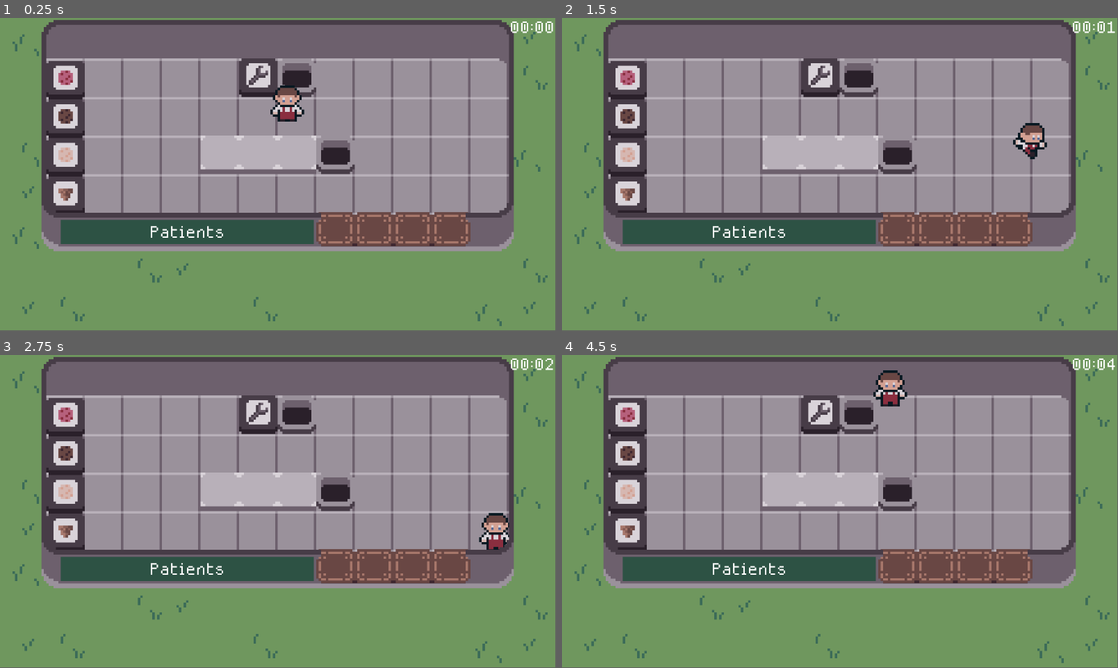
Above: before the commit, frames 1-4 (two rows, left to right).
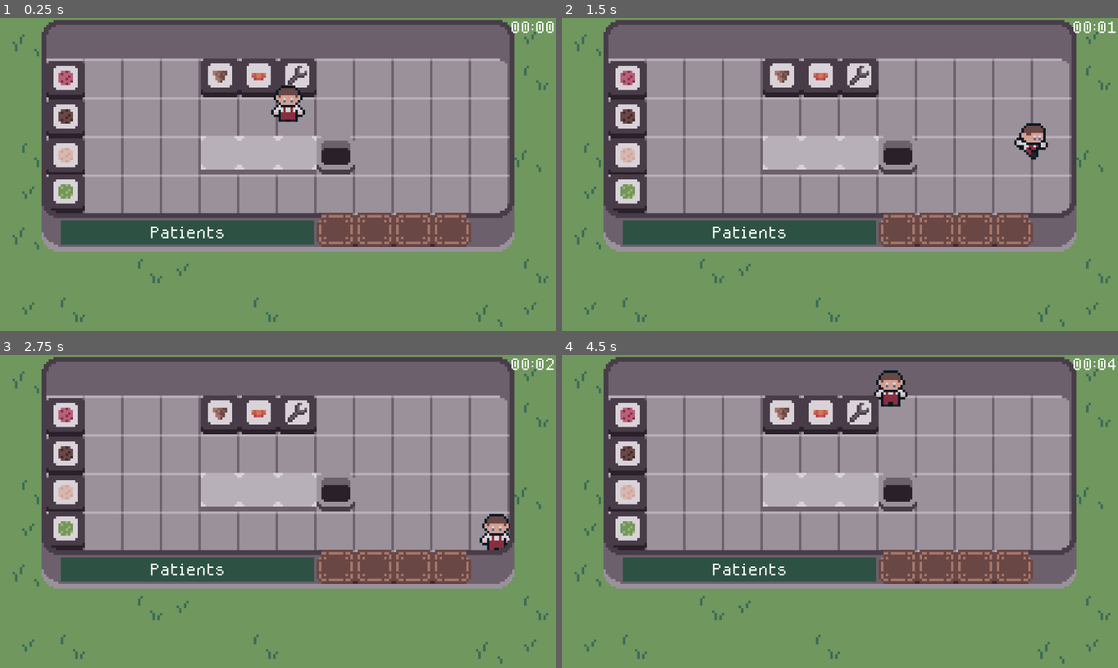
Above: after the commit, the same moments.

Repository: ToBinio/ice-truck
Game: Godot game, scene res://main.tscn
Two runs of this game, one before a commit and one after it. Both use one fixed random seed, a clock stepped at 60 frames per second and the inputs below.
Inputs:
- Up to frame 1 (0.25 s): no input
- Up to frame 2 (1.5 s): tap Enter at 0.5 s; hold Right (right) 0.53-1.28 s; hold E (interact) 0.53-1.28 s; hold Down (down) from 1.28 s (still down); tap E (interact) at 1.35 s
- Up to frame 3 (2.75 s): release Down (down) at 2.03 s; hold Right (right) from 2.03 s (still down); hold E (interact) from 2.03 s (still down)
- Up to frame 4 (4.5 s): release Right (right) at 2.78 s; release E (interact) at 2.78 s; hold Up (up) 2.78-3.53 s; tap E (interact) at 2.85, 4.35 s; hold E (interact) 3.53-4.28 s; hold Left (left) from 3.53 s (still down)
In our replay, the window is 799x449 before the commit and 800x450 after it. These sizes can differ from the game's own. Grey fills any space a smaller window leaves; there, only what the larger window draws over its background counts as a difference.

The runs differ from the first frame. In frame 1, 4.7% of the frame differs, in the area x 2-100%, y 0-99%; in frame 2, 4.8%; in frame 3, 4.9%; in frame 4, 4.8%.

Commit message:
add cup and pistachio ice - #9

Diff:
--- a/Interactables/Service/Service.tscn
+++ b/Interactables/Service/Service.tscn
@@ -8,7 +8,9 @@
 [ext_resource type="Resource" uid="uid://s8nlqrc0s2mq" path="res://Items/Ingredient/Ingredients/ice_strawberry.tres" id="5_2hnnq"]
 [ext_resource type="Resource" uid="uid://cpsmhquju0ld2" path="res://Items/Ingredient/Ingredients/ice_vanilla.tres" id="6_n83t4"]
 [ext_resource type="Script" uid="uid://fkdliok7ftoe" path="res://Items/Ingredient/base_ingredient.gd" id="7_4rbit"]
+[ext_resource type="Resource" uid="uid://dw5od6u4y4vts" path="res://Items/Ingredient/Ingredients/ice_pistachio.tres" id="7_710vm"]
 [ext_resource type="Resource" uid="uid://b4eeu8gem8aqi" path="res://Items/Ingredient/Ingredients/cone.tres" id="8_2hnnq"]
+[ext_resource type="Resource" uid="uid://bdllhcne0w1oi" path="res://Items/Ingredient/Ingredients/cup.tres" id="10_7bg7k"]
 [ext_resource type="AudioStream" uid="uid://lknvkf2uuc3t" path="res://Audio/coins.wav" id="10_gkybo"]
 [ext_resource type="PackedScene" uid="uid://bgem4m2tr8uk0" path="res://Items/Holdable/ItemHoldable.tscn" id="10_n83t4"]
 [ext_resource type="AudioStream" uid="uid://b28yh5j0aq15c" path="res://Audio/customer.wav" id="11_0fsxj"]
@@ -198,8 +200,8 @@
 
 [node name="Interactable" groups=["Service"] instance=ExtResource("1_njncs")]
 script = ExtResource("2_1o6vg")
-possible_ice = Array[ExtResource("3_uxhjx")]([ExtResource("4_myjxr"), ExtResource("5_2hnnq"), ExtResource("6_n83t4")])
-possible_base = Array[ExtResource("7_4rbit")]([ExtResource("8_2hnnq")])
+possible_ice = Array[ExtResource("3_uxhjx")]([ExtResource("4_myjxr"), ExtResource("5_2hnnq"), ExtResource("6_n83t4"), ExtResource("7_710vm")])
+possible_base = Array[ExtResource("7_4rbit")]([ExtResource("8_2hnnq"), ExtResource("10_7bg7k")])
 texture = SubResource("AtlasTexture_7d57v")
 broken_texture = SubResource("AtlasTexture_uxhjx")
 highlight_texture = SubResource("AtlasTexture_1ltcq")
--- /dev/null
+++ b/Items/Ingredient/Ingredients/cup.tres
@@ -0,0 +1,20 @@
+[gd_resource type="Resource" script_class="BaseIngredient" load_steps=6 format=3 uid="uid://bdllhcne0w1oi"]
+
+[ext_resource type="Texture2D" uid="uid://6gkpjgw28kd2" path="res://Items/Ingredient/Ingredients/ingredients.png" id="1_ud6ya"]
+[ext_resource type="Texture2D" uid="uid://o53mm2gqr6qk" path="res://Items/Ingredient/Ingredients/ingredients_model.png" id="2_7gnj2"]
+[ext_resource type="Script" uid="uid://fkdliok7ftoe" path="res://Items/Ingredient/base_ingredient.gd" id="3_mv5fn"]
+
+[sub_resource type="AtlasTexture" id="AtlasTexture_430tg"]
+atlas = ExtResource("1_ud6ya")
+region = Rect2(32, 0, 8, 8)
+
+[sub_resource type="AtlasTexture" id="AtlasTexture_iae8s"]
+atlas = ExtResource("2_7gnj2")
+region = Rect2(100, 0, 10, 10)
+
+[resource]
+script = ExtResource("3_mv5fn")
+model_texture = SubResource("AtlasTexture_iae8s")
+name = "Cup"
+icon_texture = SubResource("AtlasTexture_430tg")
+metadata/_custom_type_script = "uid://btad234b4ron5"
--- /dev/null
+++ b/Items/Ingredient/Ingredients/ice_pistachio.tres
@@ -0,0 +1,30 @@
+[gd_resource type="Resource" script_class="IceIngredient" load_steps=8 format=3 uid="uid://dw5od6u4y4vts"]
+
+[ext_resource type="Texture2D" uid="uid://6gkpjgw28kd2" path="res://Items/Ingredient/Ingredients/ingredients.png" id="1_7gvre"]
+[ext_resource type="Texture2D" uid="uid://o53mm2gqr6qk" path="res://Items/Ingredient/Ingredients/ingredients_model.png" id="2_cp346"]
+[ext_resource type="Script" uid="uid://b1gl3od3uby36" path="res://Items/Ingredient/ice_ingredient.gd" id="3_lmcht"]
+
+[sub_resource type="AtlasTexture" id="AtlasTexture_prts8"]
+atlas = ExtResource("1_7gvre")
+region = Rect2(40, 0, 8, 8)
+
+[sub_resource type="AtlasTexture" id="AtlasTexture_fjof5"]
+atlas = ExtResource("2_cp346")
+region = Rect2(110, 0, 10, 10)
+
+[sub_resource type="AtlasTexture" id="AtlasTexture_3fosd"]
+atlas = ExtResource("2_cp346")
+region = Rect2(120, 0, 10, 10)
+
+[sub_resource type="AtlasTexture" id="AtlasTexture_60m6q"]
+atlas = ExtResource("2_cp346")
+region = Rect2(130, 0, 10, 10)
+
+[resource]
+script = ExtResource("3_lmcht")
+level1_texture = SubResource("AtlasTexture_fjof5")
+level2_texture = SubResource("AtlasTexture_3fosd")
+level3_texture = SubResource("AtlasTexture_60m6q")
+name = "Pistachio Ice"
+icon_texture = SubResource("AtlasTexture_prts8")
+metadata/_custom_type_script = "uid://btad234b4ron5"
--- a/game_manager.gd
+++ b/game_manager.gd
@@ -48,6 +48,8 @@
 		if service.task:
 			happiness -= delta
 
+	happiness = clamp(happiness, 0, 120)
+
 	happiness_bar.value = happiness
 	happiness_bar.get("theme_override_styles/background").set("bg_color", happniness_gradient.sample(happiness / 100.))
 
--- a/main.tscn
+++ b/main.tscn
@@ -15,6 +15,8 @@
 [ext_resource type="Resource" uid="uid://cpsmhquju0ld2" path="res://Items/Ingredient/Ingredients/ice_vanilla.tres" id="10_efxa6"]
 [ext_resource type="PackedScene" uid="uid://kc1yw2x7uvuk" path="res://Interactables/Service/Service.tscn" id="11_efxa6"]
 [ext_resource type="Texture2D" uid="uid://mglnsltghlgx" path="res://spritesheet.png" id="12_dg77c"]
+[ext_resource type="Resource" uid="uid://dw5od6u4y4vts" path="res://Items/Ingredient/Ingredients/ice_pistachio.tres" id="13_2cqfq"]
+[ext_resource type="Resource" uid="uid://bdllhcne0w1oi" path="res://Items/Ingredient/Ingredients/cup.tres" id="15_yaehf"]
 
 [sub_resource type="Animation" id="Animation_efxa6"]
 resource_name = "Death"
@@ -427,12 +429,8 @@
 [node name="Table" parent="World/Interactables" instance=ExtResource("2_0xm2m")]
 position = Vector2(-24, -8)
 
-[node name="Trash" parent="World/Interactables" instance=ExtResource("6_7mycd")]
+[node name="Trash2" parent="World/Interactables" instance=ExtResource("6_7mycd")]
 position = Vector2(24, -8)
-is_broken = false
-
-[node name="Trash2" parent="World/Interactables" instance=ExtResource("6_7mycd")]
-position = Vector2(8, -40)
 is_broken = false
 can_break = false
 
@@ -448,12 +446,20 @@
 position = Vector2(-88, -7)
 ingredient = ExtResource("10_efxa6")
 
+[node name="Spawner6" parent="World/Interactables" instance=ExtResource("7_272bh")]
+position = Vector2(-88, 8)
+ingredient = ExtResource("13_2cqfq")
+
 [node name="Spawner" parent="World/Interactables" instance=ExtResource("7_272bh")]
-position = Vector2(-88, 9)
+position = Vector2(-24, -40)
 ingredient = ExtResource("4_lquwl")
 
+[node name="Spawner7" parent="World/Interactables" instance=ExtResource("7_272bh")]
+position = Vector2(-8, -40)
+ingredient = ExtResource("15_yaehf")
+
 [node name="Spawner5" parent="World/Interactables" instance=ExtResource("7_272bh")]
-position = Vector2(-8, -40)
+position = Vector2(8, -40)
 ingredient = ExtResource("8_efxa6")
 can_break = false
 
--- a/project.godot
+++ b/project.godot
@@ -14,6 +14,10 @@
 run/main_scene="uid://cn1syn1671361"
 config/features=PackedStringArray("4.4", "GL Compatibility")
 config/icon="res://icon.svg"
+
+[display]
+
+window/stretch/mode="viewport"
 
 [global_group]
 
Not shown: 1 places in Interactables/Service/Service.tscn that only renumber resources
Binary file changed: Items/Ingredient/Ingredients/ingredients.aseprite
Binary file changed: Items/Ingredient/Ingredients/ingredients.png
Binary file changed: Items/Ingredient/Ingredients/ingredients_model.aseprite.ase
Binary file changed: Items/Ingredient/Ingredients/ingredients_model.png
Binary file added: Items/Ingredient/Ingredients/temp.png
Not shown, added: Items/Ingredient/Ingredients/temp.png.import
Binary file added: Items/temp.png
Not shown, added: Items/temp.png.import
Binary file added: banner.png
Not shown, added: banner.png.import
Not shown, changed: export_presets.cfg
(and 4 more such lines)
